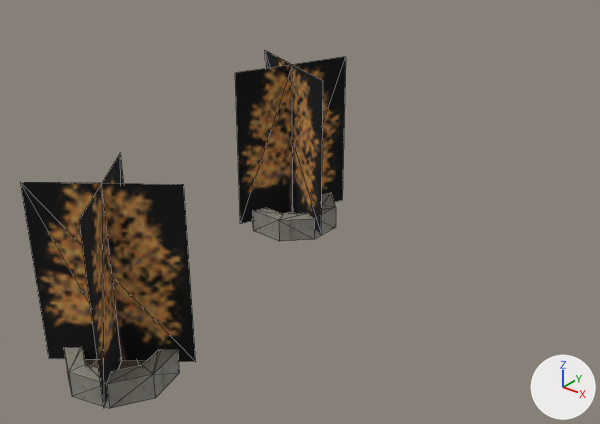
A saved change to the OBJ model examples/vehicle-playground/res/models/urban/procgen-procpain-tree-park-large-xm2zm1.obj.
Both versions are drawn from a 50 mm camera at (2.5, -23.7, 15.5) aimed at (-15.8, -0.8, 1.4). Arrows for +X, +Y and +Z are at lower right; the lights stay in place. The older version comes first. Mesh edges are drawn as thin lines. Where no turn or scale is listed for an object, it has been applied to the vertices. Vertices at exactly the same position are counted once.

Names of what the first picture shows: 'procgen-procpain-tree-park-large-xm2zm1'.
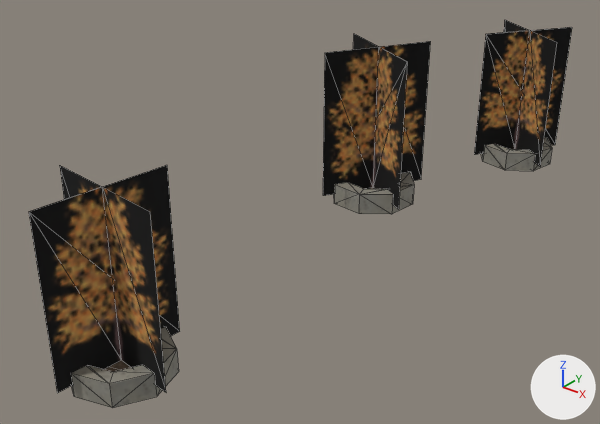
Edits to the scene script, one JSON object a line:
```json
{"block": "me_procgen_procpain_tree_park_large_xm2zm1", "where": "# used by ob_procgen_procpain_tree_park_large_xm2zm1; location = (0.0, 0.0, 0.0)"}
{"op": "remove", "block": "me_procgen_procpain_tree_park_large_xm2zm1", "code": "me_procgen_procpain_tree_park_large_xm2zm1.from_pydata(...)  # 84 vertices, 136 faces; spans x -19.4..-12.9, y -12.6..2.7, z 0.0..6.7"}
{"op": "add", "block": "me_procgen_procpain_tree_park_large_xm2zm1", "code": "me_procgen_procpain_tree_park_large_xm2zm1.from_pydata(...)  # 126 vertices, 204 faces; spans x -18.1..-11.2, y -13.0..14.6, z 0.0..6.8"}
{"block": "me_procgen_procpain_tree_park_large_xm2zm1", "change": "me_procgen_procpain_tree_park_large_xm2zm1 part 1: the loose piece of 10 vertices spanning x -19.4..-15.0, y -1.7..2.7, z 0.5..6.7 is turned 79 degrees about the z axis through its middle and scaled by 0.943, then moved by (4.1, 12.3, -0.2)"}
{"block": "me_procgen_procpain_tree_park_large_xm2zm1", "change": "me_procgen_procpain_tree_park_large_xm2zm1 part 2: the loose piece of 10 vertices spanning x -19.4..-15.0, y -1.7..2.7, z 0.5..6.7 is copied, and the copy is turned 173.6 degrees about the z axis through its middle and scaled by 1.01, then moved by (1.2, 4.1, 0.0); it spans x -18.1..-13.9, y 2.5..6.6, z 0.5..6.8"}
{"block": "me_procgen_procpain_tree_park_large_xm2zm1", "change": "me_procgen_procpain_tree_park_large_xm2zm1 part 3: the loose piece of 32 vertices spanning x -18.9..-15.5, y -1.3..2.2, z 0.0..0.9 is turned 79 degrees about the z axis through its middle and scaled by 0.943, then moved by (4.1, 12.3, 0.0)"}
{"block": "me_procgen_procpain_tree_park_large_xm2zm1", "change": "me_procgen_procpain_tree_park_large_xm2zm1 part 4: the loose piece of 32 vertices spanning x -18.9..-15.5, y -1.3..2.2, z 0.0..0.9 is copied, and the copy is turned 173.6 degrees about the z axis through its middle and scaled by 1.01, then moved by (1.2, 4.1, 0.0); it spans x -17.8..-14.2, y 2.8..6.3, z 0.0..0.9"}
{"block": "me_procgen_procpain_tree_park_large_xm2zm1", "change": "me_procgen_procpain_tree_park_large_xm2zm1 part 5"}
{"block": "me_procgen_procpain_tree_park_large_xm2zm1", "change": "37 vertices are removed from x -16.5..-12.9, y -12.6..-9.0, z 0.0..6.3"}
{"block": "me_procgen_procpain_tree_park_large_xm2zm1", "change": "68 faces are deleted"}
{"block": "me_procgen_procpain_tree_park_large_xm2zm1", "change": "24 vertices are added at x -16.9..-12.5, y -13.0..-8.6, z 0.0..0.9"}
{"block": "me_procgen_procpain_tree_park_large_xm2zm1", "change": "8 new vertices lie (0.0, 0.0, 0.9) away from vertices in x -16.4..-13.1, y -12.5..-9.1, z 0.0"}
{"block": "me_procgen_procpain_tree_park_large_xm2zm1", "change": "5 new vertices lie (0.0, 0.0, 5.8) away from vertices in x -16.9..-12.5, y -13.0..-8.6, z 0.4"}
{"block": "me_procgen_procpain_tree_park_large_xm2zm1", "change": "8 new faces join them, mat_treea (picture img_treea_png)"}
{"block": "me_procgen_procpain_tree_park_large_xm2zm1", "change": "54 new faces join them, mat_concretesmooth (picture img_tiles_png)"}
{"block": "me_procgen_procpain_tree_park_large_xm2zm1", "change": "6 new faces join them, mat_dirt (picture img_dirt_png)"}
```

Where the change shows, as pixel boxes [x1, y1, x2, y2] in the pictures (600 x 424 px; the box of a moved part takes in the faces that stretch with it):
```json
{"object": "procgen-procpain-tree-park-large-xm2zm1", "change": "reshaped", "before": [20, 50, 346, 409], "after": [29, 20, 572, 408], "on screen": "66% wider, 8% taller"}
{"part": 1, "of": "me_procgen_procpain_tree_park_large_xm2zm1", "change": "moved or reshaped", "before": [235, 50, 346, 234], "after": [474, 20, 572, 166]}
{"part": 2, "of": "me_procgen_procpain_tree_park_large_xm2zm1", "change": "added", "after": [323, 34, 431, 209]}
{"part": 3, "of": "me_procgen_procpain_tree_park_large_xm2zm1", "change": "moved or reshaped", "before": [252, 193, 336, 241], "after": [481, 138, 552, 171]}
{"part": 4, "of": "me_procgen_procpain_tree_park_large_xm2zm1", "change": "added", "after": [334, 172, 414, 214]}
{"part": 5, "of": "me_procgen_procpain_tree_park_large_xm2zm1", "change": "moved or reshaped", "before": [20, 153, 196, 409], "after": [29, 165, 180, 408]}
```
